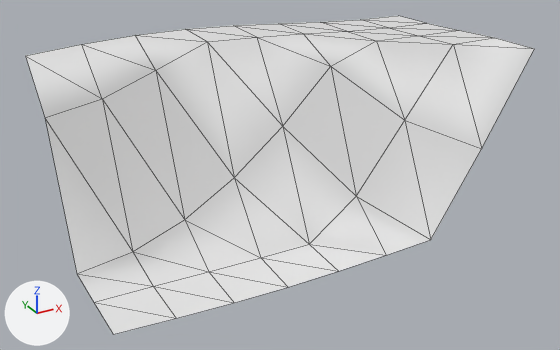
Renders of the OBJ model models/areas/idol/sand_0_-2.obj from each side of a commit.
The view is the same before and after, from a 50 mm lens placed at (-7.46, -5.07, 20.54), pointed at (11.49, 29.4, 3.31). The lights are fixed; the arrows at lower left show +X, +Y and +Z. The picture after the commit comes second. Mesh edges are drawn as thin lines. Where no turn or scale is listed for an object, it has been applied to the vertices. Vertices at exactly the same position are counted once.

Names of what the first picture shows: 'sand_0_-2'.
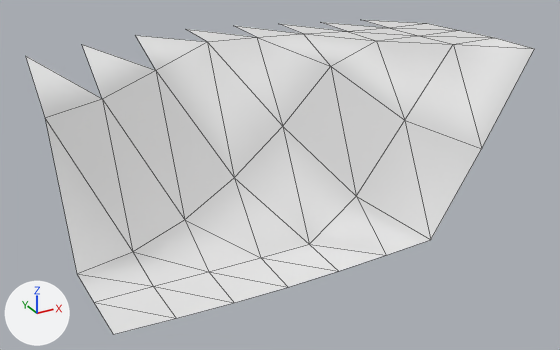
What the commit changed:
me_sand_0__2 is used by ob_sand_0__2; location (0.0, 0.0, 0.0).
Verts and faces of me_sand_0__2; kept vertices keep their numbers, new ones are numbered from 45.
Before the commit, vertices of me_sand_0__2: 0 (0.0, 36.0, 10.0) at pixel (25, 55), 2 (3.0, 33.0, 8.0) at pixel (102, 98), 3 (3.0, 36.0, 10.2) at pixel (81, 44), 4 (6.0, 33.0, 9.1) at pixel (155, 70), 5 (6.0, 36.0, 10.4) at pixel (135, 35).
Before the commit, vertices of me_sand_0__2: 6 (9.0, 33.0, 10.3) at pixel (207, 41), 7 (9.0, 36.0, 10.4) at pixel (185, 29), 8 (12.0, 33.0, 10.2) at pixel (256, 37), 9 (12.0, 36.0, 10.3) at pixel (233, 25), 25 (15.0, 33.0, 10.0) at pixel (303, 33).
Before the commit, vertices of me_sand_0__2: 26 (15.0, 36.0, 10.1) at pixel (278, 23), 27 (18.0, 33.0, 9.9) at pixel (346, 31), 28 (18.0, 36.0, 9.8) at pixel (320, 22), 29 (21.0, 33.0, 9.7) at pixel (388, 27), 30 (21.0, 36.0, 9.7) at pixel (360, 19).
Before the commit, vertices of me_sand_0__2: 31 (24.0, 33.0, 9.7) at pixel (426, 23), 32 (24.0, 36.0, 9.6) at pixel (398, 15).
me_sand_0__2 had 45 vertices, 64 faces and spanned x 0.0..24.0, y 24.0..36.0, z -0.2..10.4.
me_sand_0__2 now has 44 vertices, 56 faces and spans x 0.0..24.0, y 24.0..36.0, z -0.2..10.4.
Part 1, on me_sand_0__2:
Vertices deleted: 32 (with the faces that use them).
Faces deleted: (0, 2, 3), (3, 4, 5), (5, 6, 7), (7, 8, 9), (9, 25, 26), (26, 27, 28).
Faces deleted: (28, 29, 30).

Pixel boxes [x1, y1, x2, y2] of what changed, in the pictures (560 x 350 px):
'sand_0_-2', reshaped
    before: [25, 16, 534, 335]
    after: [25, 20, 534, 335]
part 1 of me_sand_0__2, deleted
    before: [26, 16, 425, 98]
